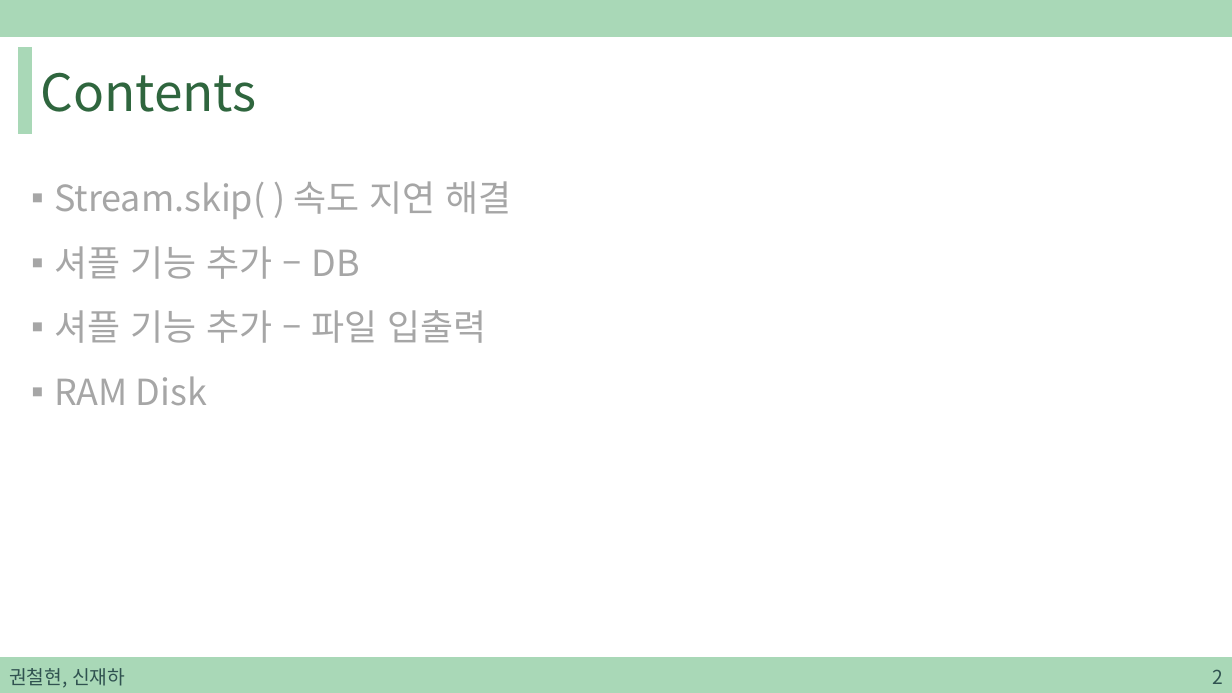
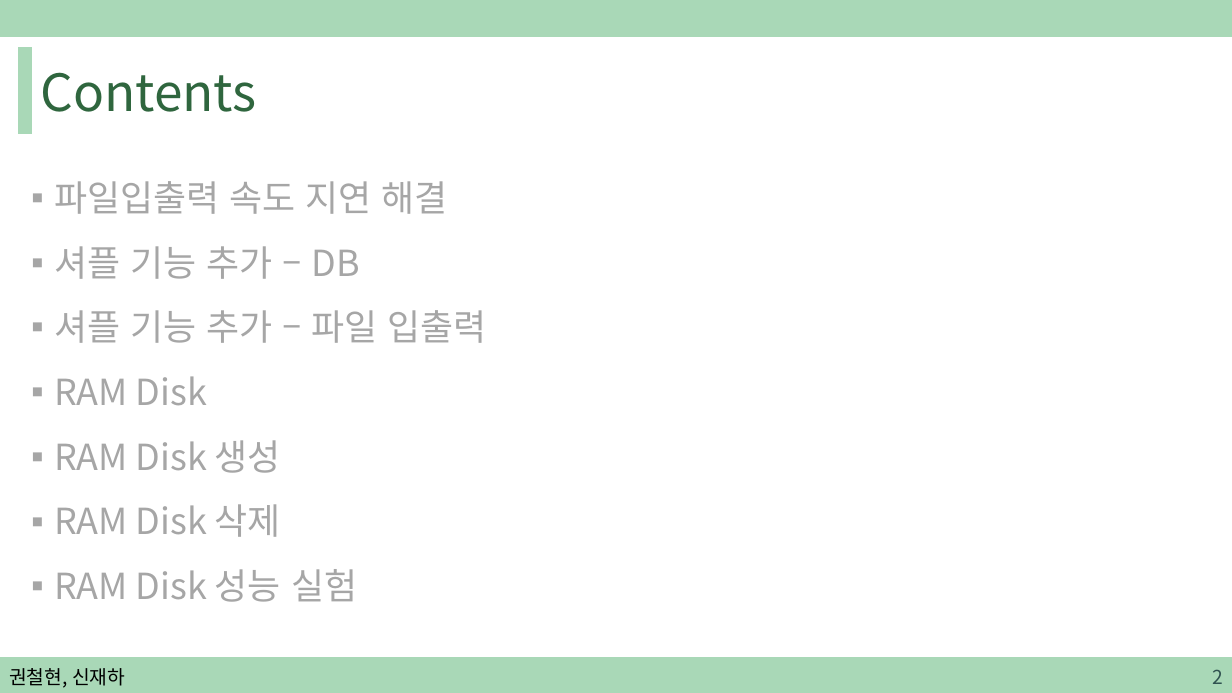
Before and after one commit to sjh4287/capston, a slide deck: slide 2 of 2022.02.18/권철현,신재하.pptx. Drawn at 1232x693 pixels with LibreOffice and Linux fonts; fonts in the diff are those of the drawing. Boxes give left, top, right and bottom in pixels: in the first picture for what was removed or moved away, otherwise in the second. Text is boxed around its words. In the diff, an @@ line names an element or a change of style, - is before the commit and + after.

```diff
--- a/2022.02.18/권철현,신재하.pptx
+++ b/2022.02.18/권철현,신재하.pptx
@@ text at box(54, 181, 447, 214): text changed @@
-▪ Stream.skip( ) 속도 지연 해결
+▪ 파일입출력 속도 지연 해결
@@ text at box(54, 440, 357, 602): paragraphs added @@
+▪ RAM Disk 생성
+▪ RAM Disk 삭제
+▪ RAM Disk 성능 실험
@@ text "권철현, 신재하" at box(9, 668, 125, 688): text colour #305250 to #000000 @@
```
Also in this commit, not shown: 34 other slides changed, 8 slides added.
